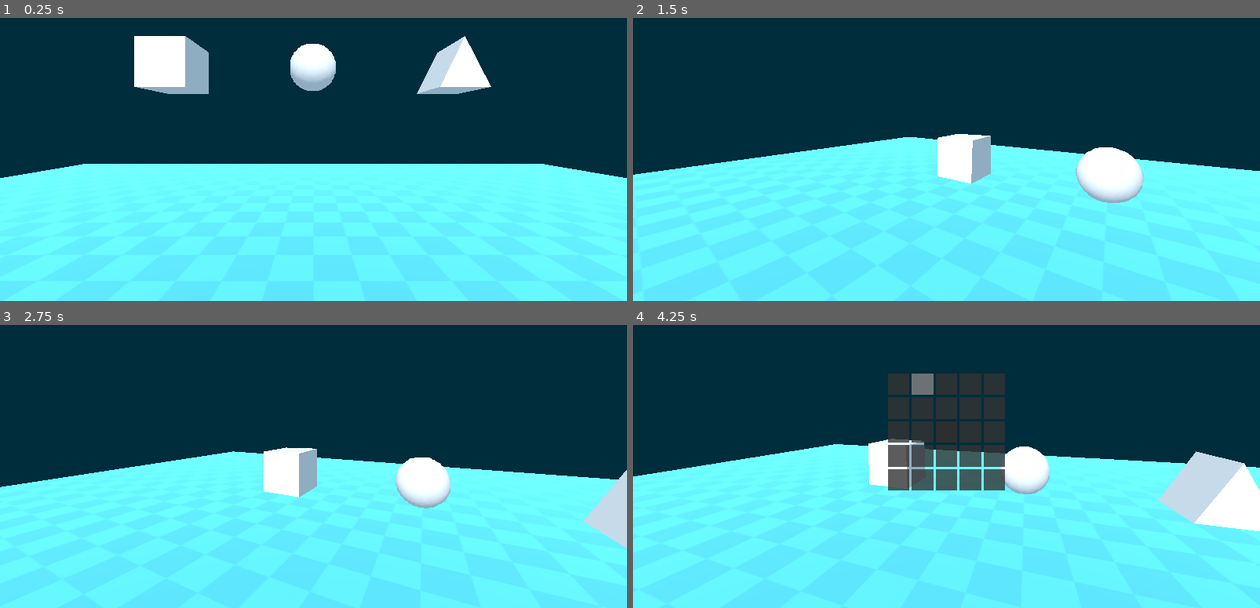
Above: before the commit, frames 1-4 (two rows, left to right).
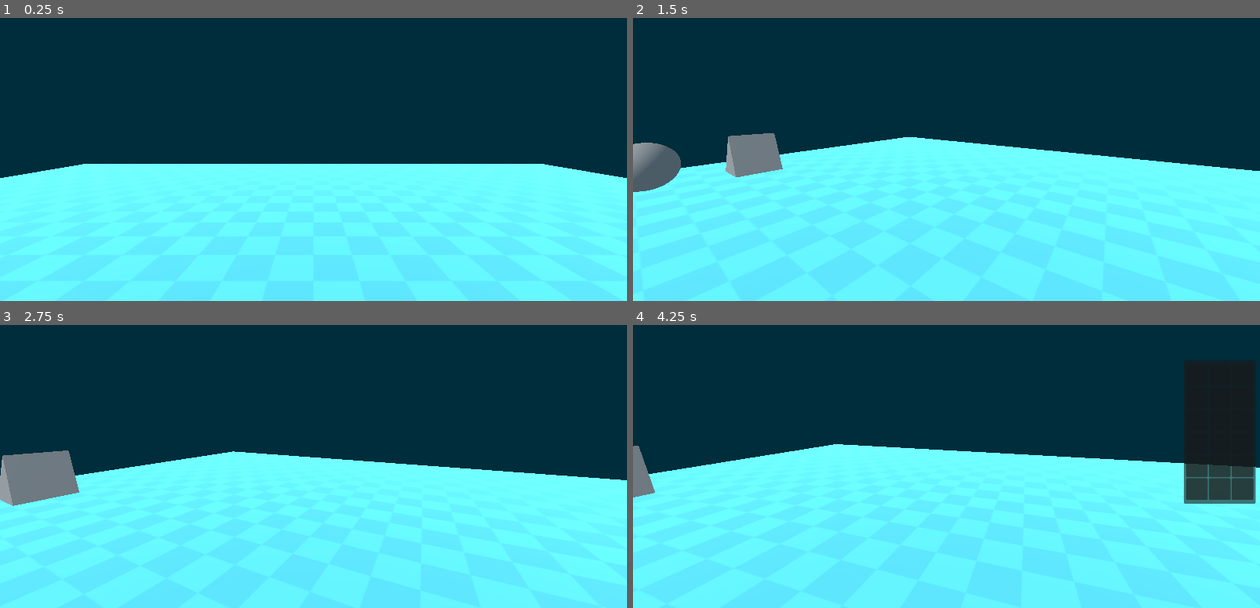
Above: after the commit, the same moments.

Repository: Vinicius-Lozano/let-us-in-game-godot
Game: Godot game, scene res://scenes/game.tscn
Two runs of this game, one before a commit and one after it. Both use one fixed random seed, a clock stepped at 60 frames per second and the inputs below.
Inputs (mouse positions are in pixels of both pictures, inside the frame that each line leads up to):
- Up to frame 1 (0.25 s): no input
- Up to frame 2 (1.5 s): tap Enter (ui_accept) at 0.5, 0.77 s; move the mouse to (1084, 108) at 0.52 s; hold Right (ui_right) 0.53-1.28 s; tap E (interact) at 0.6 s; click (1084, 108) at 0.67 s; move the mouse to (915, 125) at 1.27 s; hold Up (ui_up) from 1.28 s (still down); tap G (freefly) at 1.35 s
- Up to frame 3 (2.75 s): keep holding Up (ui_up); tap Enter (ui_accept) at 1.52 s; tap E (interact) at 1.55, 2.1 s; move the mouse to (326, 426) at 2.02 s
- Up to frame 4 (4.25 s): keep holding Up (ui_up); tap Enter (ui_accept) at 2.75, 3.02, 3.5, 3.77 s; move the mouse to (940, 438) at 2.77 s; tap Shift (sprint) at 2.85 s; click (940, 438) at 2.92 s; tap E (interact) at 3.05, 3.6 s; move the mouse to (990, 435) at 3.52 s; tap Tab (toggle_inventory) at 4.15 s

The runs differ from the first frame. In frame 1, 4.7% of the frame differs, in the area x 21-79%, y 6-27%; in frame 2, 5.2%; in frame 3, 5.5%; in frame 4, 15%, in the area x 0-100%, y 13-73%.

Commit message:
revised inventory: Drag and drop

Diff:
--- /dev/null
+++ b/item_slot.gd
@@ -0,0 +1,45 @@
+extends Panel
+
+@onready var icon: TextureRect = $TextureRect
+@export var item: ItemData
+
+
+func _ready() -> void:
+	update_ui()
+
+func update_ui():
+	if not item:
+		icon.texture = null
+		return
+
+	icon.texture = item.sprite
+	tooltip_text = item.name
+
+func _get_drag_data(_at_position: Vector2) -> Variant:
+	if not item:
+		return
+
+	var preview = duplicate()
+	var c = Control.new()
+	c.add_child(preview)
+	preview.position -= Vector2(25, 25)
+	preview.self_modulate = Color.TRANSPARENT
+	c.modulate = Color(c.modulate, 0.5)
+
+	set_drag_preview(c)
+	icon.hide()
+	return self
+
+func _can_drop_data(_at_position: Vector2, _data: Variant) -> bool:
+	return true
+
+func _drop_data(_at_position: Vector2, data: Variant) -> void:
+	var tmp = item
+	item = data.item
+	data.item = tmp
+
+	icon.show()
+	data.icon.show()
+
+	update_ui()
+	data.update_ui()
--- a/items/bola.tres
+++ b/items/bola.tres
@@ -1,8 +1,13 @@
 [gd_resource type="Resource" script_class="ItemData" format=3 uid="uid://cew376b3k51lr"]
 
 [ext_resource type="Script" uid="uid://ku7j1ug8sub8" path="res://scripts/item_data.gd" id="1_0oexv"]
+[ext_resource type="Texture2D" uid="uid://d128ubn11hl0k" path="res://gfx/bola_teste.png" id="2_e7wr2"]
+
+[sub_resource type="SphereMesh" id="SphereMesh_d6bvf"]
 
 [resource]
 script = ExtResource("1_0oexv")
 name = "bola"
+sprite = ExtResource("2_e7wr2")
+mesh = SubResource("SphereMesh_d6bvf")
 metadata/_custom_type_script = "uid://ku7j1ug8sub8"
--- a/items/prisma.tres
+++ b/items/prisma.tres
@@ -1,8 +1,13 @@
 [gd_resource type="Resource" script_class="ItemData" format=3 uid="uid://uify4b48uvhc"]
 
 [ext_resource type="Script" uid="uid://ku7j1ug8sub8" path="res://scripts/item_data.gd" id="1_dvl2c"]
+[ext_resource type="Texture2D" uid="uid://d1hrpl70bncdd" path="res://gfx/prisma_test.png" id="2_b4be1"]
+
+[sub_resource type="PrismMesh" id="PrismMesh_dvl2c"]
 
 [resource]
 script = ExtResource("1_dvl2c")
 name = "prisma"
+sprite = ExtResource("2_b4be1")
+mesh = SubResource("PrismMesh_dvl2c")
 metadata/_custom_type_script = "uid://ku7j1ug8sub8"
--- a/items/quadrado.tres
+++ b/items/quadrado.tres
@@ -1,8 +1,13 @@
 [gd_resource type="Resource" script_class="ItemData" format=3 uid="uid://qo2fdnjftn0w"]
 
 [ext_resource type="Script" uid="uid://ku7j1ug8sub8" path="res://scripts/item_data.gd" id="1_ckr66"]
+[ext_resource type="Texture2D" uid="uid://d0vcr6pnf3gxf" path="res://gfx/cubo_teste.png" id="2_sv6gw"]
+
+[sub_resource type="BoxMesh" id="BoxMesh_mxxov"]
 
 [resource]
 script = ExtResource("1_ckr66")
 name = "quadrado"
+sprite = ExtResource("2_sv6gw")
+mesh = SubResource("BoxMesh_mxxov")
 metadata/_custom_type_script = "uid://ku7j1ug8sub8"
--- /dev/null
+++ b/scenes/back_pack.tscn
@@ -0,0 +1,102 @@
+[gd_scene format=3 uid="uid://2tanvk5lbhoa"]
+
+[ext_resource type="PackedScene" uid="uid://c6br7rg6tkmq4" path="res://scenes/item_slot.tscn" id="1_cwx0p"]
+[ext_resource type="Script" uid="uid://utwvnb3lybir" path="res://scripts/back_pack.gd" id="1_iw1wh"]
+[ext_resource type="Script" uid="uid://bciah5ily4kwu" path="res://scripts/backpack_inventory.gd" id="1_krx3w"]
+[ext_resource type="PackedScene" uid="uid://dbem12qq7togp" path="res://scenes/world_drop_area.tscn" id="2_7stvy"]
+
+[node name="BackPack" type="CanvasLayer" unique_id=1360490758]
+script = ExtResource("1_iw1wh")
+
+[node name="WorldDropArea" parent="." unique_id=1341420869 instance=ExtResource("2_7stvy")]
+
+[node name="MarginContainer" type="MarginContainer" parent="." unique_id=511261889]
+anchors_preset = 6
+anchor_left = 1.0
+anchor_top = 0.5
+anchor_right = 1.0
+anchor_bottom = 0.5
+offset_left = -140.0
+offset_top = -136.0
+offset_bottom = 136.0
+grow_horizontal = 0
+grow_vertical = 2
+theme_override_constants/margin_top = 4
+theme_override_constants/margin_right = 8
+theme_override_constants/margin_bottom = 4
+
+[node name="Inventory" type="Panel" parent="MarginContainer" unique_id=1745750649]
+layout_mode = 2
+script = ExtResource("1_krx3w")
+
+[node name="GridContainer" type="GridContainer" parent="MarginContainer/Inventory" unique_id=976354989]
+custom_minimum_size = Vector2(44, 44)
+layout_mode = 1
+anchors_preset = 8
+anchor_left = 0.5
+anchor_top = 0.5
+anchor_right = 0.5
+anchor_bottom = 0.5
+offset_left = -62.0
+offset_top = -125.0
+offset_right = 62.0
+offset_bottom = 125.0
+grow_horizontal = 2
+grow_vertical = 2
+theme_override_constants/h_separation = 2
+theme_override_constants/v_separation = 2
+columns = 3
+
+[node name="ItemSlot" parent="MarginContainer/Inventory/GridContainer" unique_id=1312562774 instance=ExtResource("1_cwx0p")]
+layout_mode = 2
+
+[node name="ItemSlot2" parent="MarginContainer/Inventory/GridContainer" unique_id=1602473722 instance=ExtResource("1_cwx0p")]
+layout_mode = 2
+
+[node name="ItemSlot3" parent="MarginContainer/Inventory/GridContainer" unique_id=384449584 instance=ExtResource("1_cwx0p")]
+layout_mode = 2
+
+[node name="ItemSlot4" parent="MarginContainer/Inventory/GridContainer" unique_id=1008111613 instance=ExtResource("1_cwx0p")]
+layout_mode = 2
+
+[node name="ItemSlot5" parent="MarginContainer/Inventory/GridContainer" unique_id=802845787 instance=ExtResource("1_cwx0p")]
+layout_mode = 2
+
+[node name="ItemSlot6" parent="MarginContainer/Inventory/GridContainer" unique_id=410103052 instance=ExtResource("1_cwx0p")]
+layout_mode = 2
+
+[node name="ItemSlot7" parent="MarginContainer/Inventory/GridContainer" unique_id=146685137 instance=ExtResource("1_cwx0p")]
+layout_mode = 2
+
+[node name="ItemSlot8" parent="MarginContainer/Inventory/GridContainer" unique_id=1632517419 instance=ExtResource("1_cwx0p")]
+layout_mode = 2
+
+[node name="ItemSlot9" parent="MarginContainer/Inventory/GridContainer" unique_id=1982198068 instance=ExtResource("1_cwx0p")]
+layout_mode = 2
+
+[node name="ItemSlot10" parent="MarginContainer/Inventory/GridContainer" unique_id=164703549 instance=ExtResource("1_cwx0p")]
+layout_mode = 2
+
+[node name="ItemSlot11" parent="MarginContainer/Inventory/GridContainer" unique_id=392033541 instance=ExtResource("1_cwx0p")]
+layout_mode = 2
+
+[node name="ItemSlot12" parent="MarginContainer/Inventory/GridContainer" unique_id=484206142 instance=ExtResource("1_cwx0p")]
+layout_mode = 2
+
+[node name="ItemSlot13" parent="MarginContainer/Inventory/GridContainer" unique_id=638808140 instance=ExtResource("1_cwx0p")]
+layout_mode = 2
+
+[node name="ItemSlot14" parent="MarginContainer/Inventory/GridContainer" unique_id=980369921 instance=ExtResource("1_cwx0p")]
+layout_mode = 2
+
+[node name="ItemSlot15" parent="MarginContainer/Inventory/GridContainer" unique_id=1990284346 instance=ExtResource("1_cwx0p")]
+layout_mode = 2
+
+[node name="ItemSlot16" parent="MarginContainer/Inventory/GridContainer" unique_id=1762554729 instance=ExtResource("1_cwx0p")]
+layout_mode = 2
+
+[node name="ItemSlot17" parent="MarginContainer/Inventory/GridContainer" unique_id=281573409 instance=ExtResource("1_cwx0p")]
+layout_mode = 2
+
+[node name="ItemSlot18" parent="MarginContainer/Inventory/GridContainer" unique_id=1339090027 instance=ExtResource("1_cwx0p")]
+layout_mode = 2
--- a/scenes/backpack_ui.tscn
+++ /dev/null
@@ -1,44 +0,0 @@
-[gd_scene format=3 uid="uid://d4iwqt4vgpg0p"]
-
-[ext_resource type="Script" uid="uid://dtkpu01685l8x" path="res://scripts/backpack_ui.gd" id="1_ba4lr"]
-[ext_resource type="Script" uid="uid://cvidx0es3nlp3" path="res://scripts/slot_grid.gd" id="2_uewct"]
-[ext_resource type="Script" uid="uid://bycl2kgxl7cwx" path="res://scripts/cursor.gd" id="2_wb3rt"]
-
-[node name="BackpackUI" type="CanvasLayer" unique_id=139984260]
-script = ExtResource("1_ba4lr")
-
-[node name="Panel" type="Panel" parent="." unique_id=601411215]
-anchors_preset = 8
-anchor_left = 0.5
-anchor_top = 0.5
-anchor_right = 0.5
-anchor_bottom = 0.5
-offset_left = -20.0
-offset_top = -20.0
-offset_right = 20.0
-offset_bottom = 20.0
-grow_horizontal = 2
-grow_vertical = 2
-
-[node name="SlotGrid" type="GridContainer" parent="Panel" unique_id=997342259]
-layout_mode = 1
-anchors_preset = 8
-anchor_left = 0.5
-anchor_top = 0.5
-anchor_right = 0.5
-anchor_bottom = 0.5
-offset_left = -20.0
-offset_top = -20.0
-offset_right = 20.0
-offset_bottom = 20.0
-grow_horizontal = 2
-grow_vertical = 2
-columns = 5
-script = ExtResource("2_uewct")
-
-[node name="Cursor" type="ColorRect" parent="Panel" unique_id=1087431775]
-layout_mode = 1
-offset_right = 40.0
-offset_bottom = 40.0
-color = Color(1, 1, 1, 0.3137255)
-script = ExtResource("2_wb3rt")
--- a/scenes/game.tscn
+++ b/scenes/game.tscn
@@ -3,11 +3,10 @@
 [ext_resource type="Texture2D" uid="uid://b3jux7yrfc4ar" path="res://gfx/checkboard.png" id="1_yqjtg"]
 [ext_resource type="PackedScene" uid="uid://vwqs1dteoobi" path="res://scenes/player.tscn" id="2_lnu2h"]
 [ext_resource type="PackedScene" uid="uid://wgjymdinw7jw" path="res://scenes/small_item.tscn" id="3_lnu2h"]
-[ext_resource type="PackedScene" uid="uid://d4iwqt4vgpg0p" path="res://scenes/backpack_ui.tscn" id="3_u5sy4"]
 [ext_resource type="Resource" uid="uid://cew376b3k51lr" path="res://items/bola.tres" id="4_p57ef"]
 [ext_resource type="Resource" uid="uid://uify4b48uvhc" path="res://items/prisma.tres" id="5_u5sy4"]
-[ext_resource type="Shader" uid="uid://bn8ilbrj23vh8" path="res://gfx/ps1_model.gdshader" id="6_0tnpc"]
 [ext_resource type="Resource" uid="uid://qo2fdnjftn0w" path="res://items/quadrado.tres" id="6_gee14"]
+[ext_resource type="PackedScene" uid="uid://2tanvk5lbhoa" path="res://scenes/back_pack.tscn" id="8_0tnpc"]
 
 [sub_resource type="StandardMaterial3D" id="StandardMaterial3D_vtaks"]
 albedo_color = Color(0.39057732, 0.92649233, 0.99999994, 1)
@@ -23,39 +22,6 @@
 volumetric_fog_density = 0.02
 volumetric_fog_length = 20.0
 
-[sub_resource type="ShaderMaterial" id="ShaderMaterial_kvpfn"]
-render_priority = 0
-shader = ExtResource("6_0tnpc")
-shader_parameter/affine_mapping = false
-shader_parameter/alpha_scissor = 0.5
-shader_parameter/jitter = 0.25
-shader_parameter/resolution = Vector2i(320, 240)
-
-[sub_resource type="SphereMesh" id="SphereMesh_lnu2h"]
-material = SubResource("ShaderMaterial_kvpfn")
-
-[sub_resource type="ShaderMaterial" id="ShaderMaterial_0tnpc"]
-render_priority = 0
-shader = ExtResource("6_0tnpc")
-shader_parameter/affine_mapping = false
-shader_parameter/alpha_scissor = 0.5
-shader_parameter/jitter = 0.25
-shader_parameter/resolution = Vector2i(320, 240)
-
-[sub_resource type="PrismMesh" id="PrismMesh_lnu2h"]
-material = SubResource("ShaderMaterial_0tnpc")
-
-[sub_resource type="ShaderMaterial" id="ShaderMaterial_gee14"]
-render_priority = 0
-shader = ExtResource("6_0tnpc")
-shader_parameter/affine_mapping = false
-shader_parameter/alpha_scissor = 0.5
-shader_parameter/jitter = 0.25
-shader_parameter/resolution = Vector2i(320, 240)
-
-[sub_resource type="BoxMesh" id="BoxMesh_lbhrr"]
-material = SubResource("ShaderMaterial_gee14")
-
 [node name="game" type="Node3D" unique_id=1722158228]
 
 [node name="CSGBox3D" type="CSGBox3D" parent="." unique_id=843494818]
@@ -67,8 +33,6 @@
 [node name="player" parent="." unique_id=2123675130 instance=ExtResource("2_lnu2h")]
 can_sprint = true
 
-[node name="BackpackUI" parent="player" unique_id=139984260 instance=ExtResource("3_u5sy4")]
-
 [node name="WorldEnvironment" type="WorldEnvironment" parent="." unique_id=1033707717]
 environment = SubResource("Environment_yqjtg")
 
@@ -76,16 +40,15 @@
 transform = Transform3D(1, 0, 0, 0, 0.76656026, 0.6421724, 0, -0.6421724, 0.76656026, 0, 105.77607, 0)
 
 [node name="small_item" parent="." unique_id=617685090 instance=ExtResource("3_lnu2h")]
-transform = Transform3D(1, 0, 0, 0, 1, 0, 0, 0, 1, 0, 3.2200315, -5.008)
+transform = Transform3D(1, 0, 0, 0, 1, 0, 0, 0, 1, -8, 2, 0)
 item_data = ExtResource("4_p57ef")
-item_mesh = SubResource("SphereMesh_lnu2h")
 
-[node name="small_item3" parent="." unique_id=1631457675 instance=ExtResource("3_lnu2h")]
-transform = Transform3D(1, 0, 0, 0, 1, 0, 0, 0, 1, 3, 3.22, -5.008)
+[node name="small_item3" parent="." unique_id=1987028605 instance=ExtResource("3_lnu2h")]
+transform = Transform3D(1, 0, 0, 0, 1, 0, 0, 0, 1, -8, 2, -2)
 item_data = ExtResource("5_u5sy4")
-item_mesh = SubResource("PrismMesh_lnu2h")
 
-[node name="small_item2" parent="." unique_id=1272547096 instance=ExtResource("3_lnu2h")]
-transform = Transform3D(1, 0, 0, 0, 1, 0, 0, 0, 1, -3, 3.22, -5.008)
+[node name="small_item2" parent="." unique_id=974587773 instance=ExtResource("3_lnu2h")]
+transform = Transform3D(1, 0, 0, 0, 1, 0, 0, 0, 1, -8, 2, 2)
 item_data = ExtResource("6_gee14")
-item_mesh = SubResource("BoxMesh_lbhrr")
+
+[node name="BackPack" parent="." unique_id=1360490758 instance=ExtResource("8_0tnpc")]
--- /dev/null
+++ b/scenes/item_slot.tscn
@@ -0,0 +1,14 @@
+[gd_scene format=3 uid="uid://c6br7rg6tkmq4"]
+
+[ext_resource type="Script" uid="uid://0h4oyehweiw2" path="res://item_slot.gd" id="1_567tv"]
+
+[node name="ItemSlot" type="Panel" unique_id=1312562774]
+custom_minimum_size = Vector2(40, 40)
+script = ExtResource("1_567tv")
+
+[node name="TextureRect" type="TextureRect" parent="." unique_id=82540389]
+layout_mode = 0
+offset_right = 40.0
+offset_bottom = 40.0
+expand_mode = 1
+stretch_mode = 5
--- a/scenes/small_item.tscn
+++ b/scenes/small_item.tscn
@@ -7,6 +7,7 @@
 [node name="small_item" type="RigidBody3D" unique_id=617685090]
 physics_material_override = SubResource("PhysicsMaterial_bx2qi")
 script = ExtResource("1_taefm")
+item_mesh = null
 
 [node name="MeshInstance3D" type="MeshInstance3D" parent="." unique_id=382088013]
 
--- /dev/null
+++ b/scenes/world_drop_area.tscn
@@ -0,0 +1,12 @@
+[gd_scene format=3 uid="uid://dbem12qq7togp"]
+
+[ext_resource type="Script" uid="uid://bbkhduqwmvd7o" path="res://scripts/world_drop.gd" id="1_54tla"]
+
+[node name="WorldDropArea" type="Control" unique_id=1341420869]
+layout_mode = 3
+anchors_preset = 15
+anchor_right = 1.0
+anchor_bottom = 1.0
+grow_horizontal = 2
+grow_vertical = 2
+script = ExtResource("1_54tla")
--- a/scripts/backpack_ui.gd
+++ b/scripts/back_pack.gd
@@ -1,5 +1,4 @@
 extends CanvasLayer
-
 var inventory_state = false
 
 func _ready() -> void:
--- /dev/null
+++ b/scripts/backpack_inventory.gd
@@ -0,0 +1,27 @@
+extends Panel
+@onready var grid_container: GridContainer = $GridContainer
+
+var data_bk
+func _ready() -> void:
+	Inventory.inventory_updated.connect(populate)
+	populate()
+
+func _notification(what: int) -> void:
+	if what == Node.NOTIFICATION_DRAG_BEGIN:
+		data_bk = get_viewport().gui_get_drag_data()
+	if what == Node.NOTIFICATION_DRAG_END:
+		if not is_drag_successful():
+			if data_bk:
+				data_bk.icon.show()
+				data_bk = null
+
+func populate():
+	for i in range(grid_container.get_child_count()):
+		var slot = grid_container.get_child(i)
+
+		if i < Inventory.items.size():
+			slot.item = Inventory.items[i]
+		else:
+			slot.item = null
+
+		slot.update_ui()
--- a/scripts/cursor.gd
+++ /dev/null
@@ -1,21 +0,0 @@
-extends ColorRect
-
-@onready var grid: GridContainer = $"../SlotGrid"
-var current_index: int = 0
-
-func _ready() -> void:
-	await get_tree().process_frame
-	global_position = grid.get_child(current_index).global_position
-
-func _unhandled_input(event: InputEvent) -> void:
-
-	if event.is_action_pressed("ui_left"):
-		current_index -= 1
-	if event.is_action_pressed("ui_right"):
-		current_index += 1
-	if event.is_action_pressed("ui_up") and current_index >= grid.columns:
-		current_index -= 5
-	if event.is_action_pressed("ui_down") and current_index < grid.total_slots - 5:
-		current_index += 5
-	current_index = clamp(current_index, 0, grid.total_slots-1)
-	global_position = grid.get_child(current_index).global_position
--- a/scripts/inventory.gd
+++ b/scripts/inventory.gd
@@ -10,5 +10,5 @@
 	inventory_updated.emit()
 
 func remove_item(item: ItemData):
-	item.erase(item)
+	items.erase(item)
 	inventory_updated.emit()
--- a/scripts/item_data.gd
+++ b/scripts/item_data.gd
@@ -4,3 +4,4 @@
 
 @export var name: String = ''
 @export var sprite: Texture2D
+@export var mesh: Mesh
--- a/scripts/proto_controller.gd
+++ b/scripts/proto_controller.gd
@@ -85,7 +85,6 @@
 		if Input.is_action_just_pressed('interact'):
 			Inventory.add_item(focus_object.item_data)
 			focus_object.queue_free()
-			print(Inventory.items.map(func(i): return i.name))
 
 	# If freeflying, handle freefly and nothing else
 	if can_freefly and freeflying:
--- a/scripts/small_item.gd
+++ b/scripts/small_item.gd
@@ -1,24 +1,26 @@
 @tool
 extends RigidBody3D
 
-@export var item_data: Resource
-@export var item_mesh: Mesh:
+@export var item_data: Resource:
 	set(value):
-		item_mesh = value
-		atualizar_item()
+		item_data = value
+		update_item()
 
 func _ready() -> void:
-	atualizar_item()
+	update_item()
 
-func atualizar_item():
+func update_item():
 	var mesh_instance = get_node_or_null("MeshInstance3D")
 	var collision_shape = get_node_or_null("CollisionShape3D")
 
+	if item_data == null:
+		return
+
 	if mesh_instance:
-		mesh_instance.mesh = item_mesh
+		mesh_instance.mesh = item_data.mesh
 
 	if collision_shape:
-		if item_mesh != null:
-			collision_shape.shape = item_mesh.create_convex_shape()
+		if item_data.mesh != null:
+			collision_shape.shape = item_data.mesh.create_convex_shape()
 		else:
 			collision_shape.shape = null
--- /dev/null
+++ b/scripts/world_drop.gd
@@ -0,0 +1,18 @@
+extends Control
+
+const SMALL_ITEM = preload("uid://wgjymdinw7jw")
+@onready var player: CharacterBody3D = $"../../player"
+
+
+func _can_drop_data(_at_position: Vector2, _data: Variant) -> bool:
+	return true
+
+func _drop_data(_at_position: Vector2, data: Variant) -> void:
+	var node = SMALL_ITEM.instantiate()
+
+	node.item_data = data.item
+
+	get_tree().current_scene.add_child(node)
+	data.item = null
+	data.update_ui()
+	node.global_position = player.global_position + (-player.global_transform.basis.z * 1 ) + Vector3(0, 1, 0)
Binary file added: gfx/bola_teste.png
Not shown, added: gfx/bola_teste.png.import
Binary file added: gfx/cubo_teste.png
Not shown, added: gfx/cubo_teste.png.import
Binary file added: gfx/prisma_test.png
Not shown, added: gfx/prisma_test.png.import
Not shown, added: item_slot.gd.uid
Not shown, added: scripts/back_pack.gd.uid
Not shown, added: scripts/backpack_inventory.gd.uid
Not shown, removed: scripts/backpack_ui.gd.uid
Not shown, removed: scripts/cursor.gd.uid
Not shown, added: scripts/world_drop.gd.uid
